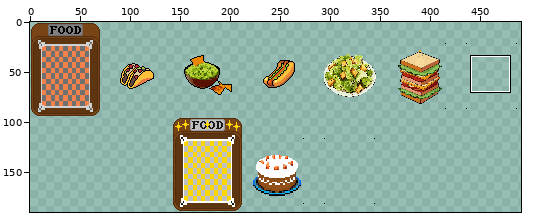
Two states of a sprite sheet, assets/1x/Food.png. The first picture is a wide view before the edit; the outline marks the close-up.
Close-up. The starting point:
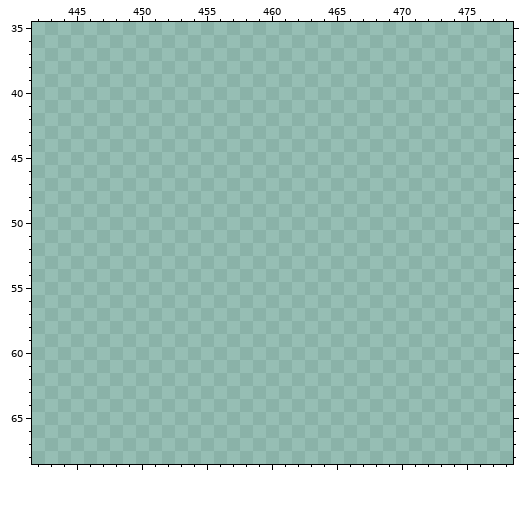
The file is 512x193 pixels. Pixels under 10% opacity are left out. Colours within 5 levels of each other are drawn and written as one. Shown: x 442..478, y 35..68. The old version is drawn lined up with the new one, on the new canvas. The wide view leaves out empty margins. The commit also changed other parts of the picture, which this record leaves out.
And afterwards:
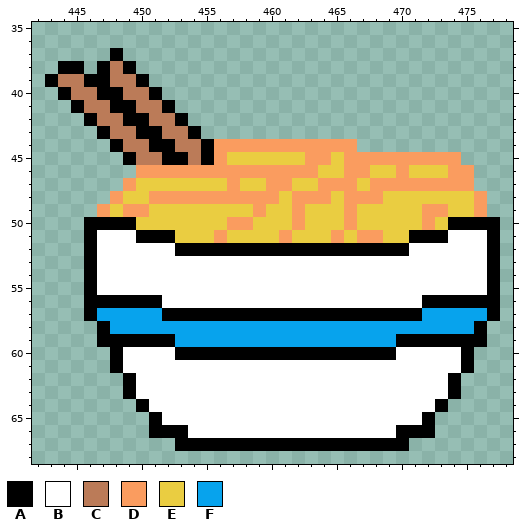
Palette (. is transparent): A #000000  B #ffffff  C #bb7b58  D #fa9c5f  E #eacd41  F #07a3ed
Difference:
canvas 512x193 -> 512x190 (the part of the old canvas that was cut away was empty and is not shown)
y 37: x 448 . -> A
y 38: x 444..445 .. -> AA; x 447..449 ... -> ACA
y 39: x 443..450 ........ -> ACCAACCA
y 40: x 444..451 ........ -> ACCAACCA
y 41: x 445..452 ........ -> ACCAACCA
y 42: x 446..453 ........ -> ACCAACCA
y 43: x 447..454 ........ -> ACCAACCA
y 44: x 448..466 ................... -> ACCAACCADDDDDDDDDDD
y 45: x 449..474 .......................... -> ACCAACADEEEEEEDDEDDDDDDDDD
y 46: x 450..475 .......................... -> DDDDDDDDDDDDDDEEDDEEDEEEDD
y 47: x 449..475 ........................... -> DEEEEEEEDEEDDEEDDDEDDDDDDDD
y 48: x 448..476 ............................. -> DEEDDDDDDDDDDEDDDEDDDEEEEEEED
y 49: x 447..476 .............................. -> DEDDEEEEEEEEDEEDEEEDEEEEEDDEED
y 50: x 446..477 ................................ -> AAAAEEEEEEEDDEEEDEEEDEEEEEDEAAAA
y 51: x 446..477 ................................ -> ABBBAAAEEEDEEEEDEEEDEDDEEAAABBBA
y 52: x 446..477 ................................ -> ABBBBBBAAAAAAAAAAAAAAAAAABBBBBBA
y 53..55: x 446..477 ................................ -> ABBBBBBBBBBBBBBBBBBBBBBBBBBBBBBA
y 56: x 446..477 ................................ -> AAAAAABBBBBBBBBBBBBBBBBBBBAAAAAA
y 57: x 446..477 ................................ -> AFFFFFAAAAAAAAAAAAAAAAAAAAFFFFFA
y 58: x 447..476 .............................. -> AFFFFFFFFFFFFFFFFFFFFFFFFFFFFA
y 59: x 447..476 .............................. -> AAAAAAFFFFFFFFFFFFFFFFFAAAAAAA
y 60: x 448..475 ............................ -> ABBBBAAAAAAAAAAAAAAAAABBBBBA
y 61: x 448..475 ............................ -> ABBBBBBBBBBBBBBBBBBBBBBBBBBA
y 62..63: x 449..474 .......................... -> ABBBBBBBBBBBBBBBBBBBBBBBBA
y 64: x 450..473 ........................ -> ABBBBBBBBBBBBBBBBBBBBBBA
y 65: x 451..472 ...................... -> ABBBBBBBBBBBBBBBBBBBBA
y 66: x 451..472 ...................... -> AAABBBBBBBBBBBBBBBBAAA
y 67: x 453..470 .................. -> AAAAAAAAAAAAAAAAAA
